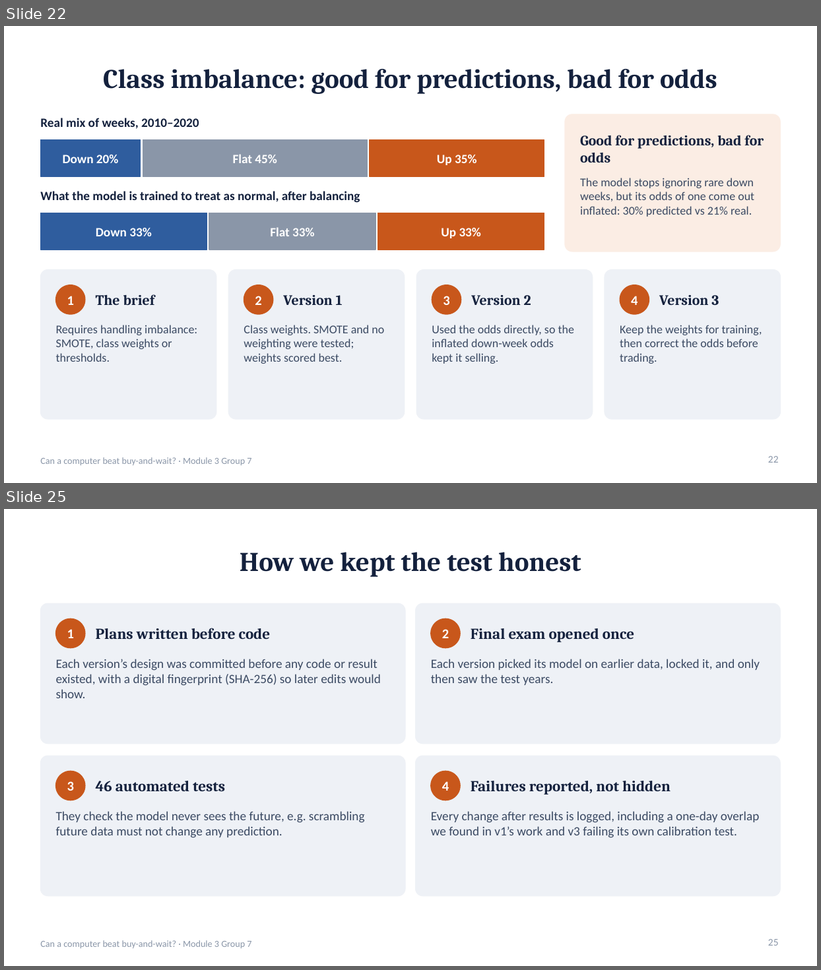
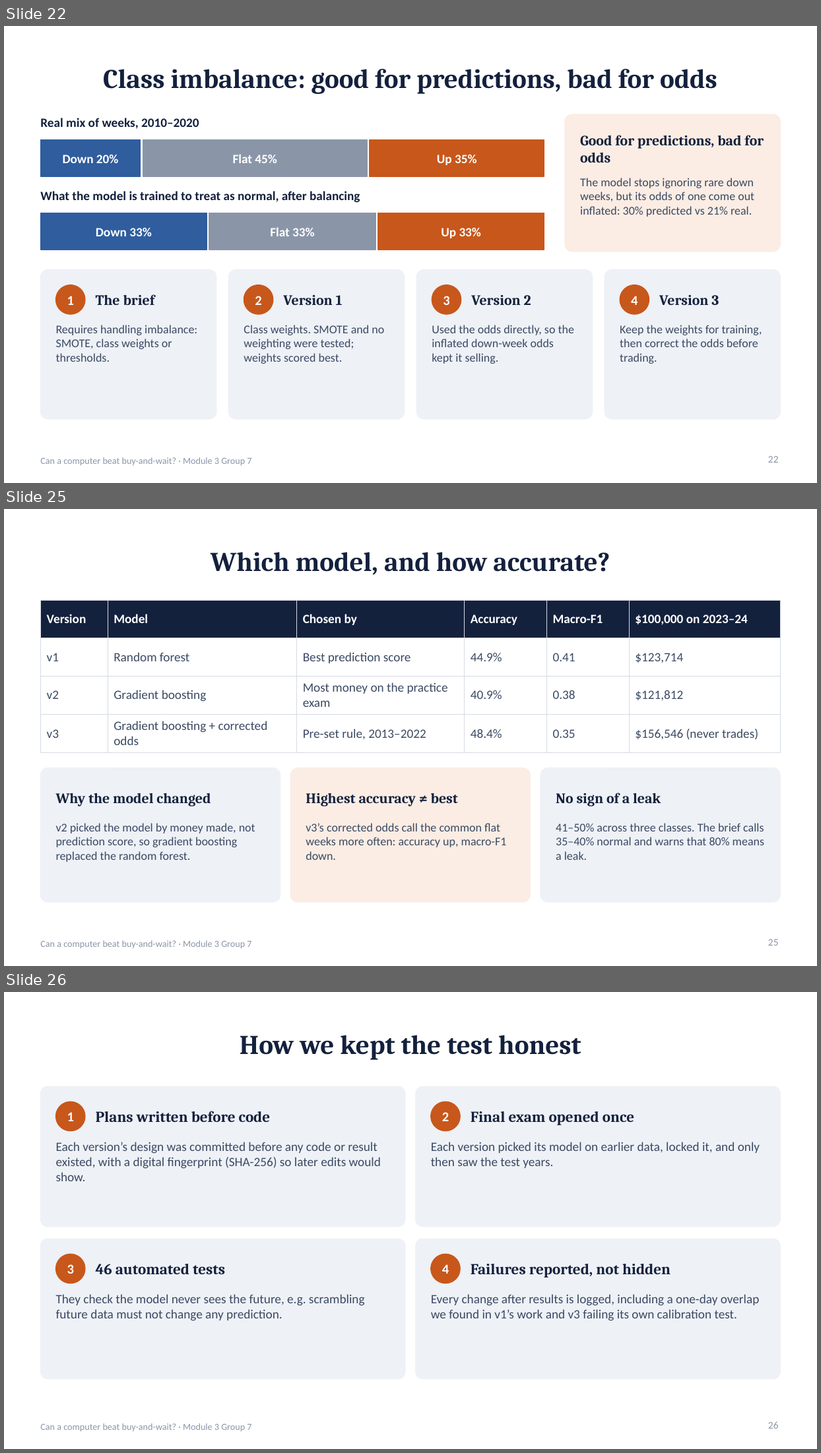
Before and after one commit to TKCH121/spy, a slide deck: presentation/SPY_Model_Presentation.pptx. Shown one above the other, each under a label of ours: slides 22 and 25 before the commit, slides 22, 25 and 26 after it; the slides between them are not shown. The pictures are 821x970 and 821x1453 pixels, drawn with LibreOffice and Linux fonts; fonts in the diff are those of the drawing. Boxes give left, top, right and bottom in pixels: in the first picture for what was removed or moved away, otherwise in the second. Text is boxed around its words. In the diff, an @@ line names an element or a change of style, - is before the commit and + after.

```diff
--- a/presentation/SPY_Model_Presentation.pptx
+++ b/presentation/SPY_Model_Presentation.pptx
@@ slide 25 added at (4,509,817,966), background #FFFFFF; not listed: 1 template element that a slide beside it also shows @@
@@ title added at (211,552,610,575), 32 pt, text #14213D, bold @@
+Which model, and how accurate?
@@ table added at (40,601,781,748), 4 rows, 6 columns @@
+Version | Model | Chosen by | Accuracy | Macro-F1 | $100,000 on 2023–24
+v1 | Random forest | Best prediction score | 44.9% | 0.41 | $123,714
+v2 | Gradient boosting | Most money on the practice exam | 40.9% | 0.38 | $121,812
+v3 | Gradient boosting + corrected odds | Pre-set rule, 2013–2022 | 48.4% | 0.35 | $156,546 (never trades)
@@ rounded rectangle added at (40,768,281,902), fill #EEF1F6, outline #EEF1F6 1 pt @@
@@ rounded rectangle added at (290,768,531,902), fill #FBEDE4, outline #FBEDE4 1 pt @@
@@ rounded rectangle added at (541,768,781,902), fill #EEF1F6, outline #EEF1F6 1 pt @@
@@ text added at (56,793,211,807), 17 pt, text #14213D, bold @@
+Why the model changed
@@ text added at (306,793,458,807), 17 pt, text #14213D, bold @@
+Highest accuracy ≠ best
@@ text added at (556,793,661,807), 17 pt, text #14213D, bold @@
+No sign of a leak
@@ text added at (56,823,255,862), 14 pt, text #3B4A63 @@
+v2 picked the model by money made, not prediction score, so gradient boosting replaced the random forest.
@@ text added at (306,823,507,860), 14 pt, text #3B4A63 @@
+v3’s corrected odds call the common flat weeks more often: accuracy up, macro-F1 down.
@@ text added at (556,823,764,860), 14 pt, text #3B4A63 @@
+41–50% across three classes. The brief calls 35–40% normal and warns that 80% means a leak.
@@ page number added at (768,939,779,946), 12 pt, text #8A96A8 @@
+25
@@ what was slide 25 is now slide 26 @@
@@ page number at (768,1422,779,1429): text changed @@
-25
+26
```
Also in this commit, not shown: 2 slides changed, 4 other files.
